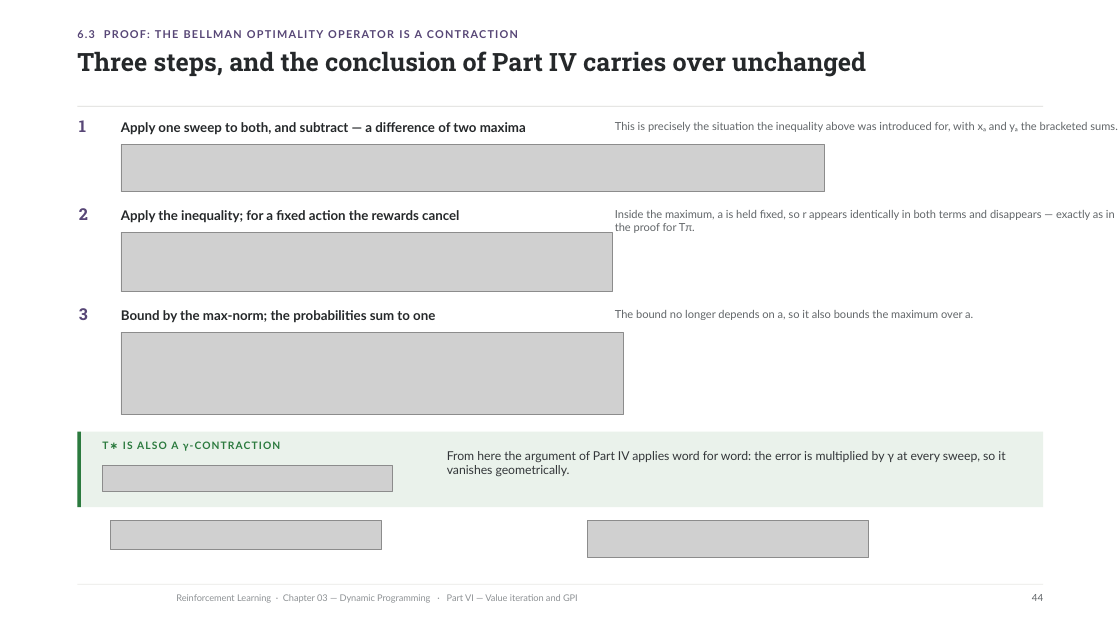
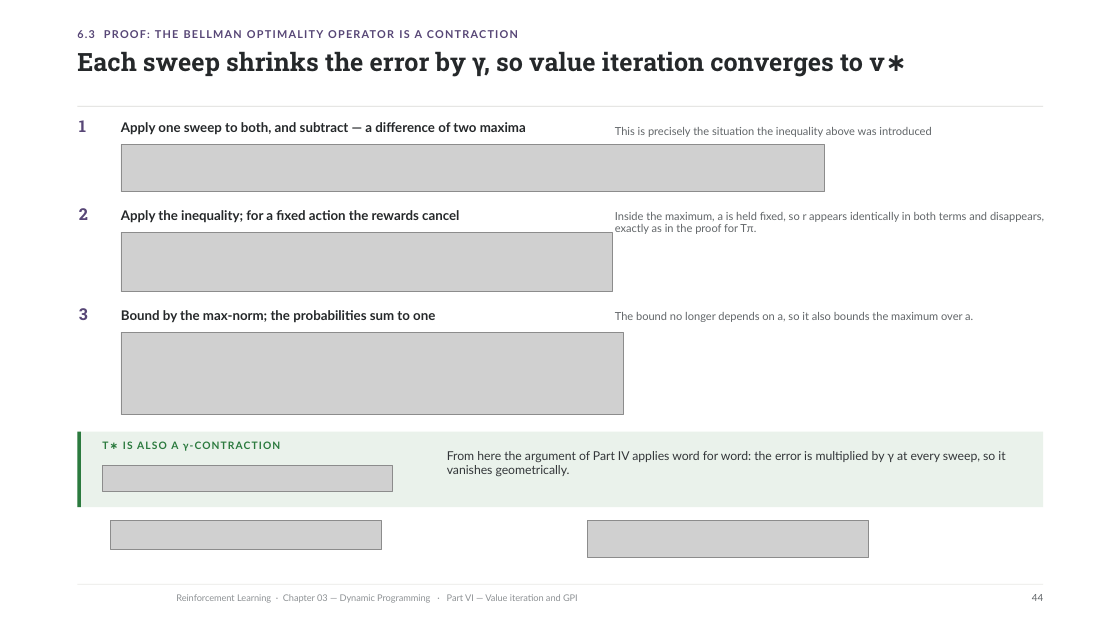
Before and after one commit to riccardoberta/reinforcement-learning, a slide deck: slide 44 of 03 - Dynamic Programming/slides.pptx. Drawn at 1120x630 pixels with LibreOffice and Linux fonts; fonts in the diff are those of the drawing; grey boxes stand for pictures; background and template pictures are left out. Boxes give left, top, right and bottom in pixels: in the first picture for what was removed or moved away, otherwise in the second. Text is boxed around its words. In the diff, an @@ line names an element or a change of style, - is before the commit and + after.

```diff
--- a/03 - Dynamic Programming/slides.pptx
+++ b/03 - Dynamic Programming/slides.pptx
@@ text at (77,51,906,77): text changed @@
-Three steps, and the conclusion of Part IV carries over unchanged
+Each sweep shrinks the error by γ, so value iteration converges to v∗
@@ text at (615,127,931,137): text changed @@
-This is precisely the situation the inequality above was introduced for, with xₐ and yₐ the bracketed sums.
+This is precisely the situation the inequality above was introduced
@@ text at (615,212,1044,234): text changed @@
-Inside the maximum, a is held fixed, so r appears identically in both terms and disappears — exactly as in the proof for Tπ.
+Inside the maximum, a is held fixed, so r appears identically in both terms and disappears,
+exactly as in the proof for Tπ.
```
Also in this commit, not shown: 27 other slides changed, 14 other files.
